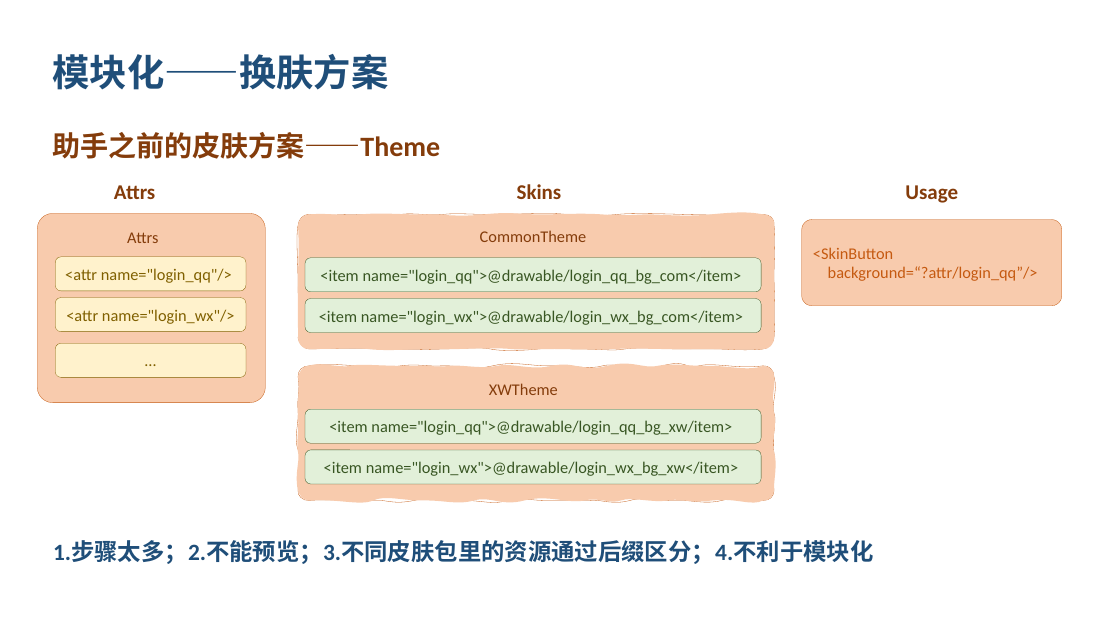
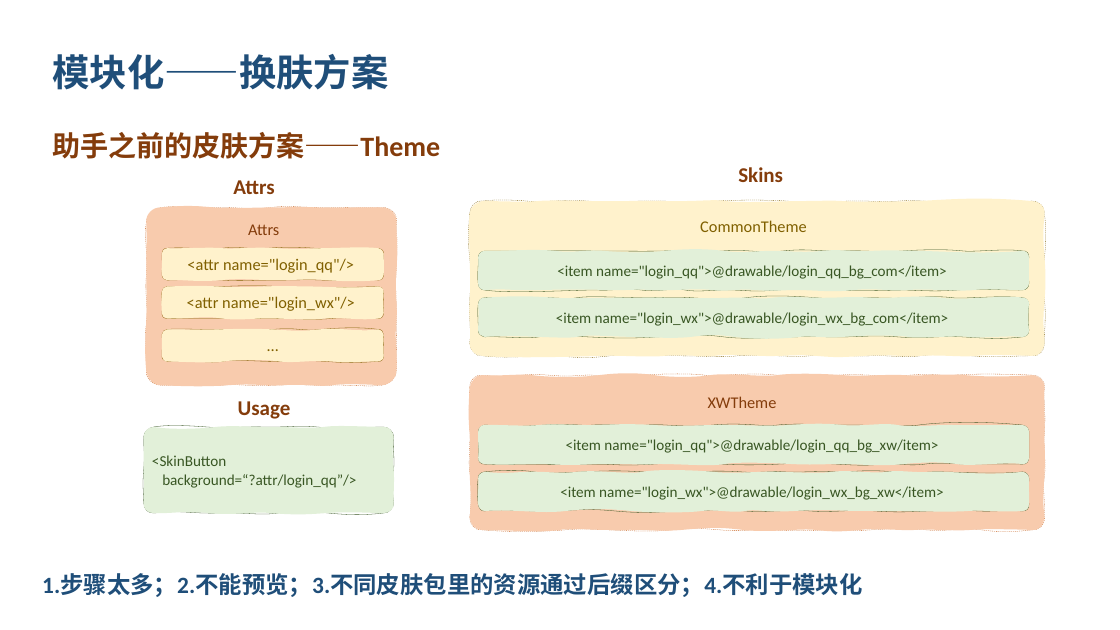
Before and after one commit to xiaofanqingzjj/Text, a slide deck: slide 7 of doc/3.3画图.pptx. Drawn at 1120x630 pixels with LibreOffice and Linux fonts; fonts in the diff are those of the drawing. Boxes give left, top, right and bottom in pixels: in the first picture for what was removed or moved away, otherwise in the second. Text is boxed around its words. In the diff, an @@ line names an element or a change of style, - is before the commit and + after.

```diff
--- a/doc/3.3画图.pptx
+++ b/doc/3.3画图.pptx
@@ free "Attrs" resized from (x1=114, y1=185, x2=155, y2=199) to (x1=160, y1=172, x2=349, y2=201) @@
@@ free "Skins" resized from (x1=517, y1=184, x2=562, y2=199) to (x1=663, y1=156, x2=859, y2=191) @@
@@ freeform shape resized from (x1=298, y1=214, x2=775, y2=349) to (x1=470, y1=201, x2=1044, y2=355) @@
@@ freeform shape at (x1=470, y1=201, x2=1044, y2=355): fill #F8CBAD to #FFF2CC; outline #C55A11 0.25 pt to #806000 0.25 pt dashed @@
@@ free "CommonTheme" resized from (x1=480, y1=230, x2=587, y2=242) to (x1=656, y1=208, x2=852, y2=243) @@
@@ free "CommonTheme" at (x1=656, y1=208, x2=852, y2=243): text colour #843C0B to #806000 @@
@@ free "Attrs" resized from (x1=93, y1=222, x2=192, y2=252) to (x1=206, y1=215, x2=321, y2=244) @@
@@ free "Attrs" at (x1=206, y1=215, x2=321, y2=244): rounded rectangle to free @@
@@ rounded rectangle removed at (x1=802, y1=219, x2=1062, y2=306) @@
-<SkinButton
-background=“?attr/login_qq”/>
@@ group added at (x1=146, y1=208, x2=397, y2=386): 4 freeform shapes @@
+<attr name="login_qq"/>
+<attr name="login_wx"/>
+…
@@ group removed at (x1=37, y1=213, x2=265, y2=402): 4 rounded rectangles @@
-<attr name="login_qq"/>
-<attr name="login_wx"/>
-…
@@ freeform shape resized from (x1=298, y1=366, x2=775, y2=501) to (x1=470, y1=376, x2=1044, y2=530) @@
@@ freeform shape at (x1=470, y1=376, x2=1044, y2=530): outline #C55A11 0.25 pt to #C55A11 0.25 pt dashed @@
@@ free "XWTheme" at (x1=644, y1=385, x2=840, y2=419): rounded rectangle to free @@
@@ free "XWTheme" resized from (x1=443, y1=375, x2=605, y2=405) to (x1=644, y1=385, x2=840, y2=419) @@
@@ free "Usage" resized from (x1=905, y1=185, x2=958, y2=203) to (x1=187, y1=392, x2=342, y2=422) @@
@@ freeform shape added at (x1=144, y1=427, x2=394, y2=513), fill #E2F0D9, outline #385723 0.25 pt, 13 pt, text #385723 @@
+<SkinButton
+background=“?attr/login_qq”/>
@@ group removed at (x1=305, y1=258, x2=761, y2=485): 4 rounded rectangles @@
-<item name="login_qq">@drawable/login_qq_bg_com</item>
-<item name="login_wx">@drawable/login_wx_bg_com</item>
-<item name="login_qq">@drawable/login_qq_bg_xw/item>
-<item name="login_wx">@drawable/login_wx_bg_xw</item>
@@ group added at (x1=478, y1=251, x2=1029, y2=512): 4 freeform shapes @@
+<item name="login_qq">@drawable/login_qq_bg_com</item>
+<item name="login_wx">@drawable/login_wx_bg_com</item>
+<item name="login_qq">@drawable/login_qq_bg_xw/item>
+<item name="login_wx">@drawable/login_wx_bg_xw</item>
@@ text "1.步骤太多；2.不能预览；3.不同皮肤包里的资源通过后缀区分；4.不利于模块化" moved from (x1=53, y1=540, x2=873, y2=564) to (x1=42, y1=574, x2=862, y2=597) @@
```
Also in this commit, not shown: 7 other slides changed, 1 slide added, 1 slide removed.
